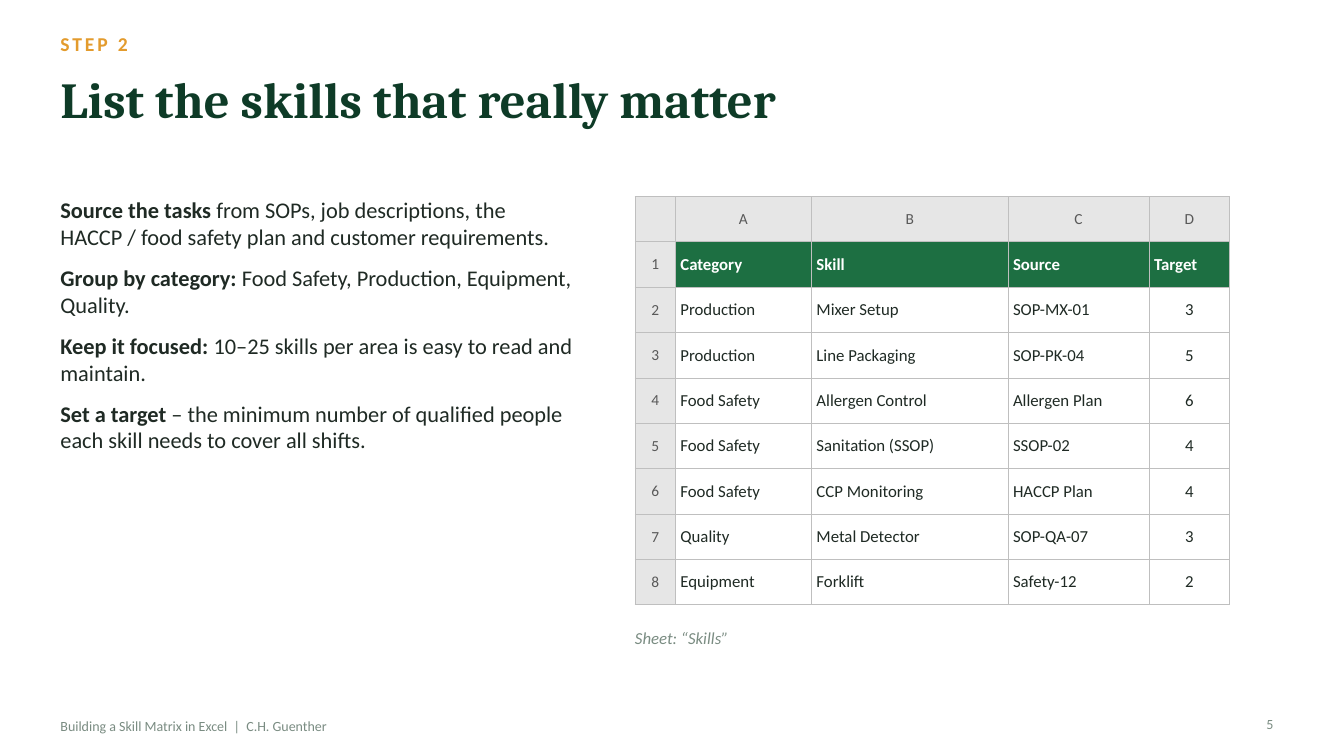
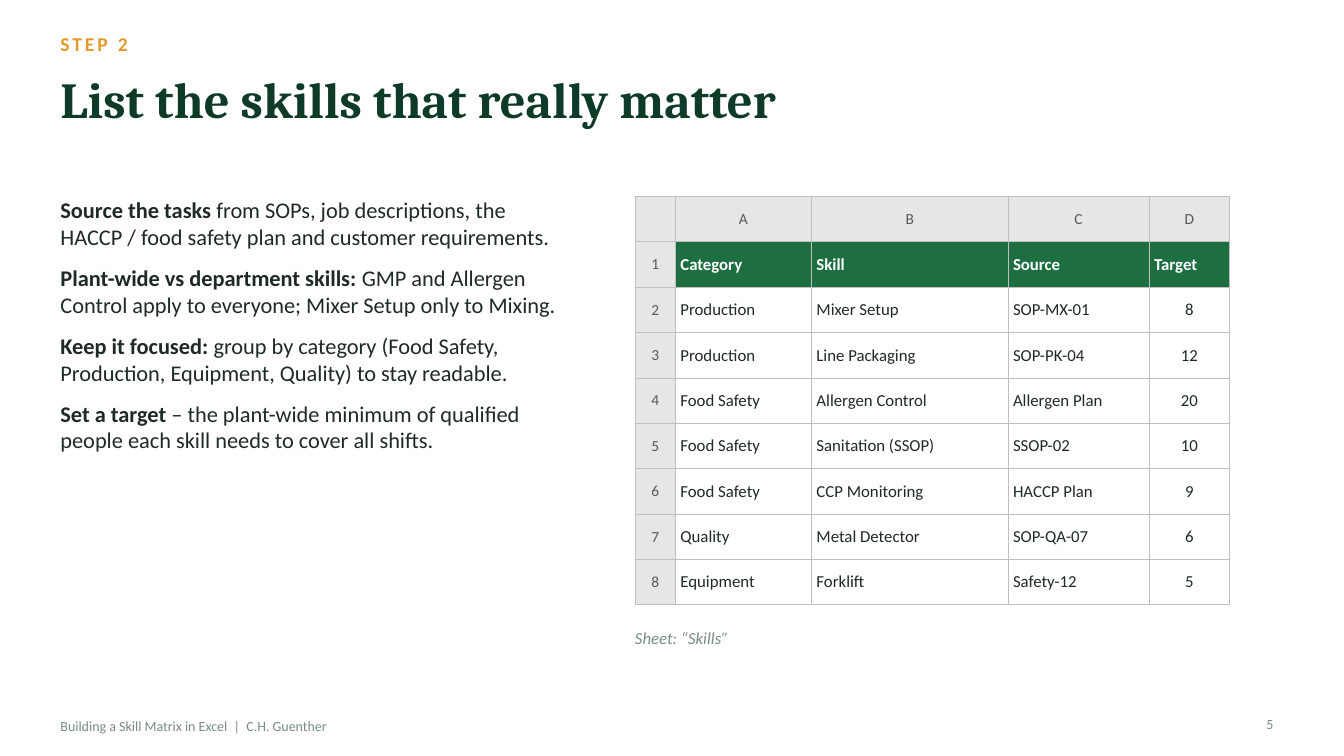
Before and after one commit to mabendeh/QMS_System1, a slide deck: slide 5 of docs/skill_matrix_guide/Skill_Matrix_Excel_Guide_CH_Guenther.pptx. Drawn at 1344x756 pixels with LibreOffice and Linux fonts; fonts in the diff are those of the drawing. Boxes give left, top, right and bottom in pixels: in the first picture for what was removed or moved away, otherwise in the second. Text is boxed around its words. In the diff, an @@ line names an element or a change of style, - is before the commit and + after.

```diff
--- a/docs/skill_matrix_guide/Skill_Matrix_Excel_Guide_CH_Guenther.pptx
+++ b/docs/skill_matrix_guide/Skill_Matrix_Excel_Guide_CH_Guenther.pptx
@@ table at box(635, 197, 1230, 594) @@
-row 3, column 5: 3
+row 3, column 5: 8
-row 4, column 5: 5
+row 4, column 5: 12
-row 5, column 5: 6
+row 5, column 5: 20
-row 6, column 5: 4
+row 6, column 5: 10
-row 7, column 5: 4
+row 7, column 5: 9
-row 8, column 5: 3
+row 8, column 5: 6
-row 9, column 5: 2
+row 9, column 5: 5
@@ text at box(60, 270, 556, 452): text changed @@
-• Group by category: Food Safety, Production, Equipment, Quality.
-• Keep it focused: 10–25 skills per area is easy to read and maintain.
-• Set a target – the minimum number of qualified people each skill needs to cover all shifts.
+• Plant-wide vs department skills: GMP and Allergen Control apply to everyone; Mixer Setup only to Mixing.
+• Keep it focused: group by category (Food Safety, Production, Equipment, Quality) to stay readable.
+• Set a target – the plant-wide minimum of qualified people each skill needs to cover all shifts.
```
Also in this commit, not shown: 9 other slides changed, 1 slide added, 1 other file.
